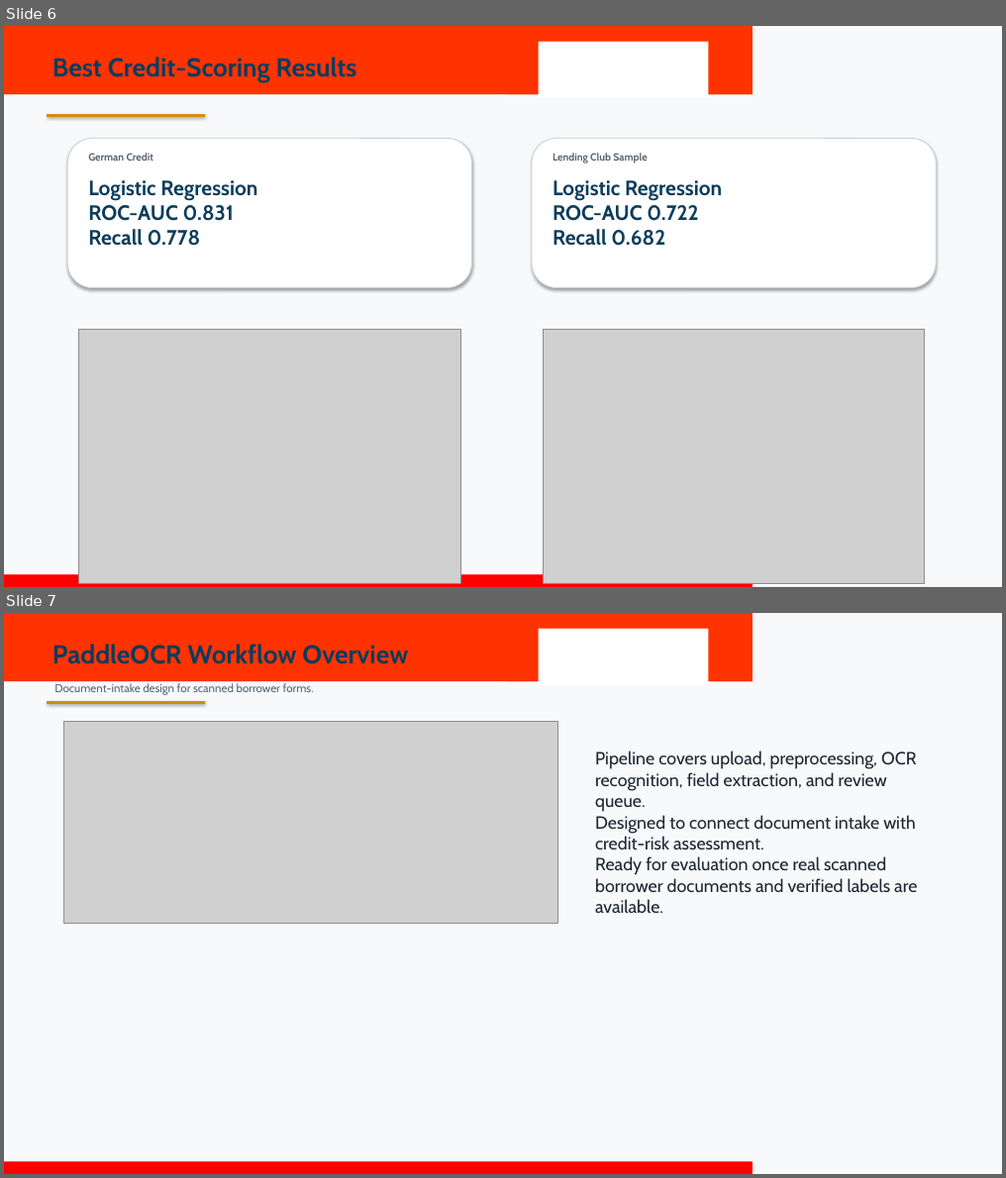
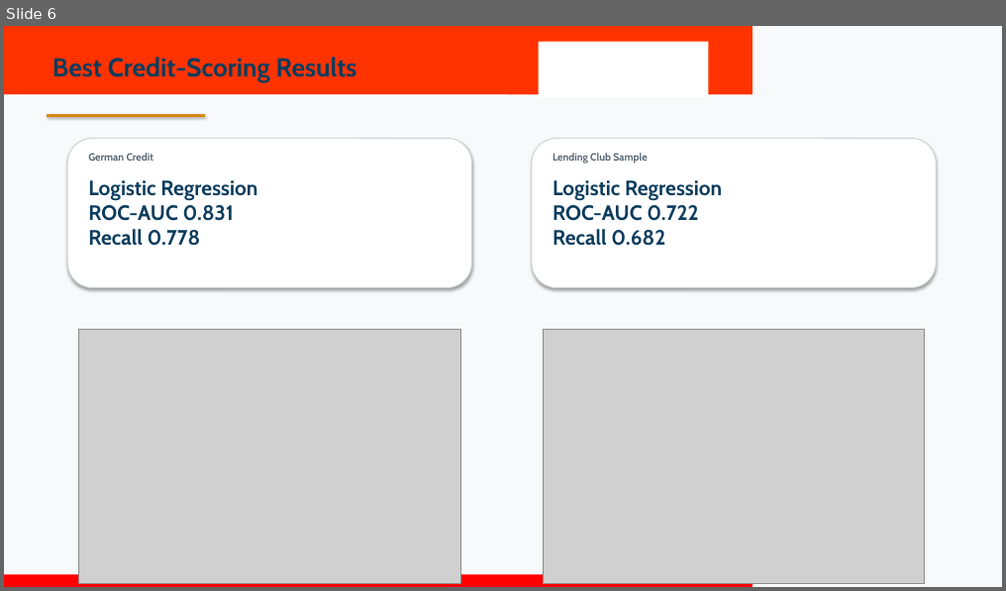
Before and after one commit to omsenpaiii/CreditScoringModel, a slide deck: Report and PPT/Final_COOP2_External_Presentation.pptx. Shown one above the other, each under a label of ours: slides 6 and 7 before the commit, slide 6 after it. The pictures are 1006x1178 and 1006x591 pixels, drawn with LibreOffice and Linux fonts; fonts in the diff are those of the drawing; grey boxes stand for pictures; background and template pictures are left out. Boxes give left, top, right and bottom in pixels: in the first picture for what was removed or moved away, otherwise in the second. Text is boxed around its words. In the diff, an @@ line names an element or a change of style, - is before the commit and + after.

Commit message:
Add real OCR fine-tuning package

```diff
--- a/Report and PPT/Final_COOP2_External_Presentation.pptx
+++ b/Report and PPT/Final_COOP2_External_Presentation.pptx
@@ slide 7 removed at bbox=[4, 613, 1002, 1174], background #F7F9FB; not listed: 4 template elements that a slide beside it also shows @@
@@ text removed at bbox=[53, 644, 408, 664] @@
-PaddleOCR Workflow Overview
@@ rectangle removed at bbox=[48, 701, 205, 703] @@
@@ text removed at bbox=[54, 683, 314, 695] @@
-Document-intake design for scanned borrower forms.
@@ picture removed at bbox=[63, 722, 558, 923] @@
@@ text removed at bbox=[595, 751, 917, 913] @@
-Pipeline covers upload, preprocessing, OCR recognition, field extraction, and review queue.
-Designed to connect document intake with credit-risk assessment.
-Ready for evaluation once real scanned borrower documents and verified labels are available.
```
Also in this commit, not shown: 2 slides changed, 2 slides added, 23 other files.
